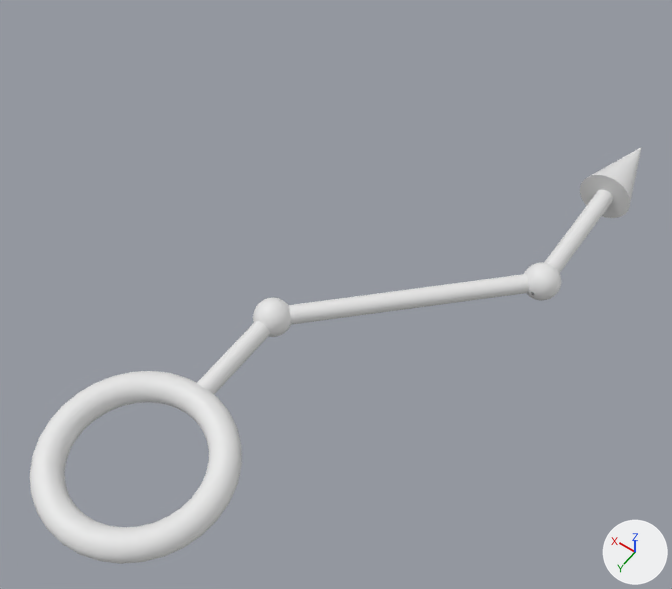
Two versions of the OBJ model Assets/Modules/Azure/Assets/Arrows/Arrow-070.obj, one commit apart.
Camera for both pictures: a camera (50 mm lens) standing at (-1.9, 1.11, 3.8) and looking at (-0.14, -1.36, -0.08). The axes (+X, +Y, +Z) are drawn at lower right. The lights are the same throughout. Where no turn or scale is listed for an object, it has been applied to the vertices. Vertices at the same position are counted once.

The scene before the commit, as lines of its bpy script (objects in view):
```python
me_arrow_070 = bpy.data.meshes.new('Arrow-070')
me_arrow_070.from_pydata(...)  # 3281 vertices, 3143 faces; spans x -1.15..0.47, y -3.25..0.47, z -0.15..0.15
ob_arrow_070 = bpy.data.objects.new('Arrow-070', me_arrow_070)
ob_arrow_070.location = (0.0, 0.0, 0.0)
```
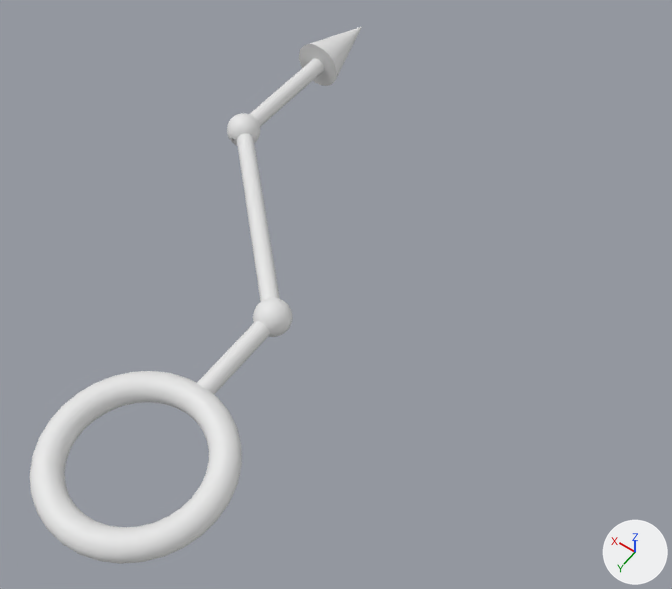
Boxes [x1, y1, x2, y2] around the edits, measured in the pictures (672 x 589 px; the box of a moved part takes in the faces that stretch with it):
'Arrow-070', reshaped (46% narrower, 29% taller): before [30, 147, 642, 564]; after [30, 27, 362, 564]
part 1 of me_arrow_070, moved or reshaped: before [580, 147, 642, 218]; after [299, 27, 362, 86]
part 2 of me_arrow_070, added: after [227, 113, 260, 145]
part 3 of me_arrow_070, deleted: before [524, 262, 561, 301]
part 4 of me_arrow_070, moved or reshaped: before [289, 190, 613, 325]; after [237, 58, 324, 301]

The change, as a list of edits to the scene's bpy script:
```text
Change me_arrow_070:
    used by ob_arrow_070; location = (0.0, 0.0, 0.0)
    remove me_arrow_070.from_pydata(...)  # 3281 vertices, 3143 faces; spans x -1.15..0.47, y -3.25..0.47, z -0.15..0.15
    add me_arrow_070.from_pydata(...)  # 3280 vertices, 3143 faces; spans x -0.47..1.15, y -3.25..0.47, z -0.15..0.15
    me_arrow_070 part 1: the loose piece of 33 vertices spanning x -1.15..-0.85, y -3.25..-2.75, z -0.15..0.15 is turned 180 degrees about the y axis through the mesh origin
    me_arrow_070 part 2: a new loose piece of 1009 vertices spanning x 0.9..1.1, y -2.1..-1.9, z -0.1..0.1
    me_arrow_070 part 3: the loose piece of 1010 vertices spanning x -1.1..-0.9, y -2.1..-1.9, z -0.1..0.1 is deleted
    me_arrow_070 part 4
    124 vertices are removed from x -1.05..0.04, y -3.0..-0.96, z -0.05..0.05
    140 faces are deleted
    4 vertices move within x -0.02..0.02, y -1.1..-0.9, z 0.0
    74 vertices are added at x -0.04..1.05, y -3.0..-0.96, z -0.05..0.05
    32 new vertices lie (0.0, 1.0, 0.0) away from vertices in x 0.95..1.05, y -3.0, z -0.05..0.05
    18 new vertices lie (1.0, -1.0, 0.0) away from vertices in x -0.04..0.04, y -1.04..-0.96, z -0.04..0.04
    140 new faces join them
```
